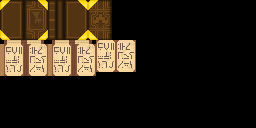
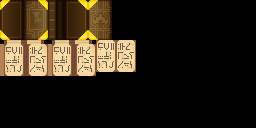
Two versions of the same layered image (256x128). Layer-by-layer changes:
showed "Book_Cover_Halo" over box(2, 0, 110, 40)
